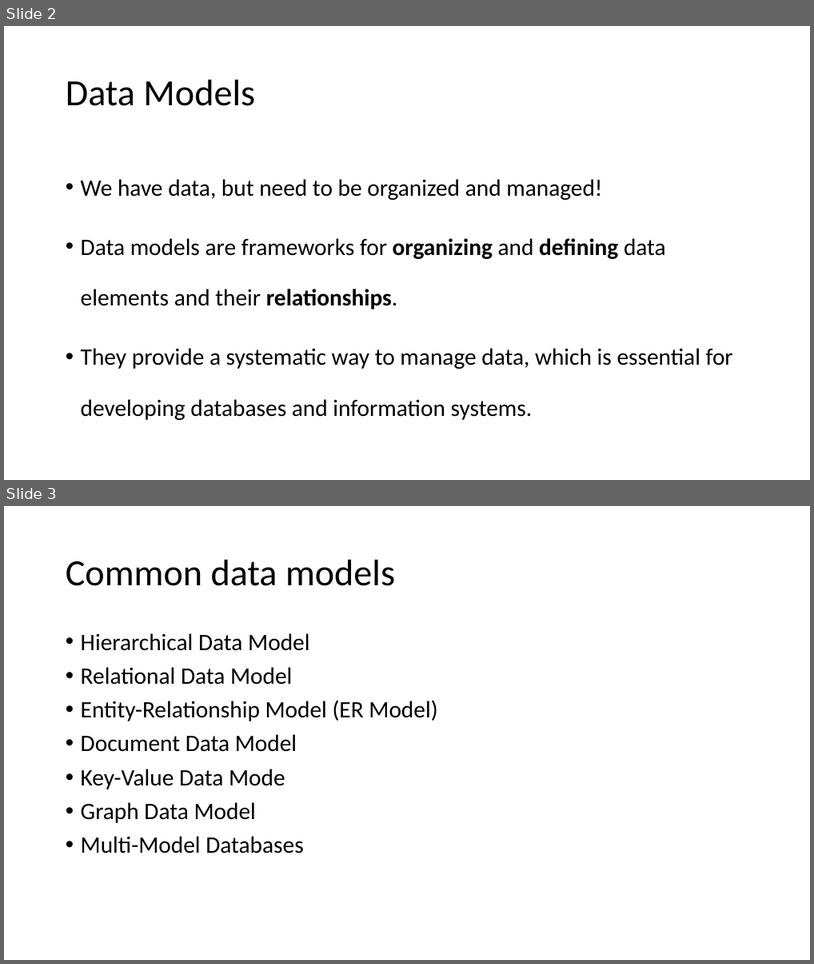
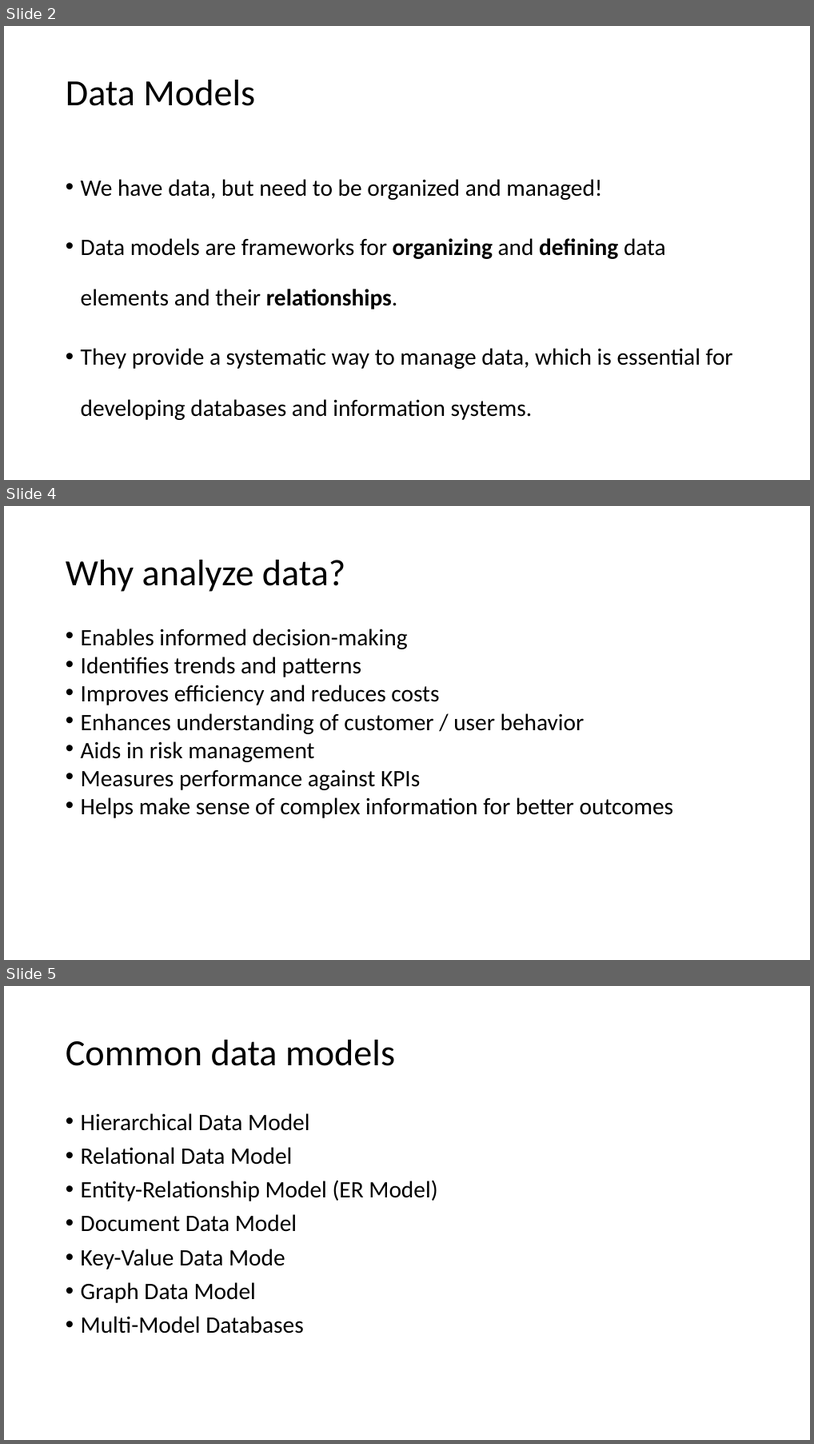
Before and after one commit to motazsaad/Exploratory-Analysis-of-Big-Data, a slide deck: PPT slides/02 EDABDC - Data Models - part 1.pptx. Shown one above the other, each under a label of ours: slides 2 and 3 before the commit, slides 2, 4 and 5 after it; the slides between them are not shown. The pictures are 814x964 and 814x1444 pixels, drawn with LibreOffice and Linux fonts; fonts in the diff are those of the drawing. Boxes give left, top, right and bottom in pixels: in the first picture for what was removed or moved away, otherwise in the second. Text is boxed around its words. In the diff, an @@ line names an element or a change of style, - is before the commit and + after.

```diff
--- a/PPT slides/02 EDABDC - Data Models - part 1.pptx
+++ b/PPT slides/02 EDABDC - Data Models - part 1.pptx
@@ slide 4 added at [4, 506, 810, 960], background #FFFFFF @@
@@ title added at [66, 560, 346, 592], 44 pt, text #000000 @@
+Why analyze data?
@@ text added at [81, 628, 674, 818], 28 pt, text #000000 @@
+• Enables informed decision-making
+• Identifies trends and patterns
+• Improves efficiency and reduces costs
+• Enhances understanding of customer / user behavior
+• Aids in risk management
+• Measures performance against KPIs
+• Helps make sense of complex information for better outcomes
@@ what was slide 3 is now slide 5 @@
```
Also in this commit, not shown: 1 other slide added, 2 other files.
